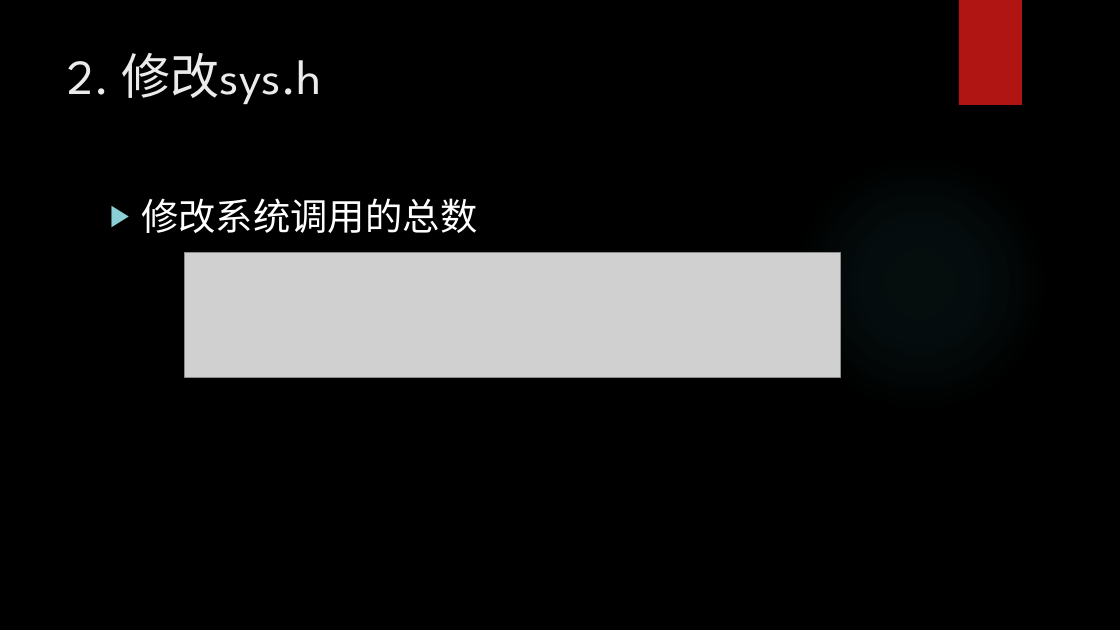
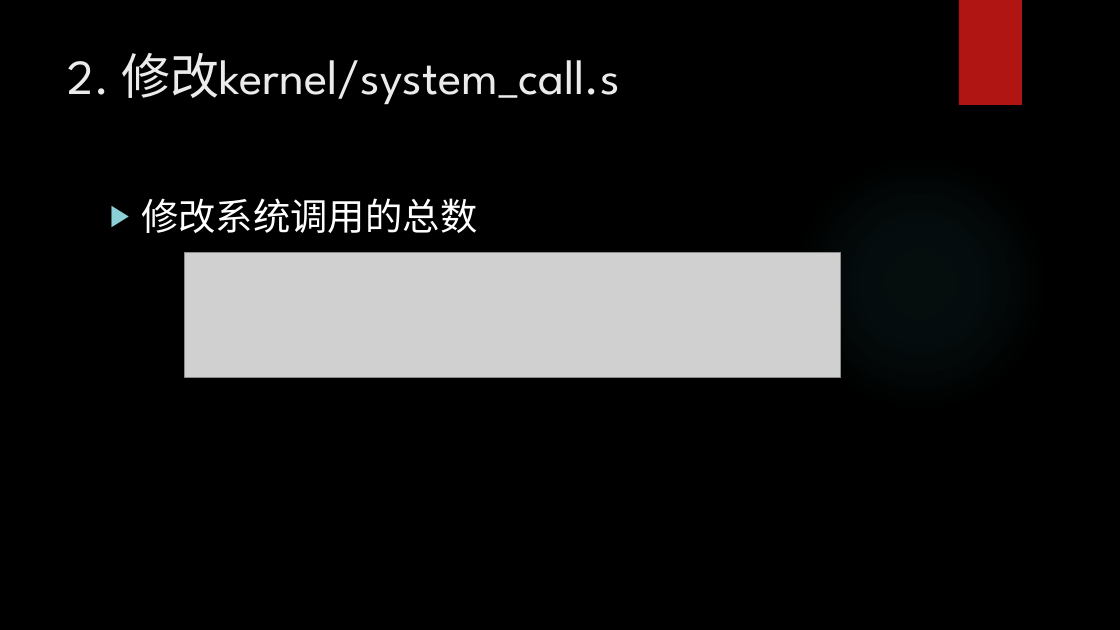
Before and after one commit to HIT-BGT/OS-Lab, a slide deck: slide 3 of lab1-2/Lab1-2_PPT.pptx. Drawn at 1120x630 pixels with LibreOffice and Linux fonts; fonts in the diff are those of the drawing; grey boxes stand for pictures; background and template pictures are left out. Boxes give left, top, right and bottom in pixels: in the first picture for what was removed or moved away, otherwise in the second. Text is boxed around its words. In the diff, an @@ line names an element or a change of style, - is before the commit and + after.

```diff
--- a/lab1-2/Lab1-2_PPT.pptx
+++ b/lab1-2/Lab1-2_PPT.pptx
@@ title at [68, 53, 620, 105]: text changed @@
-2. 修改sys.h
+2. 修改kernel/system_call.s
```
Also in this commit, not shown: 13 other files.
